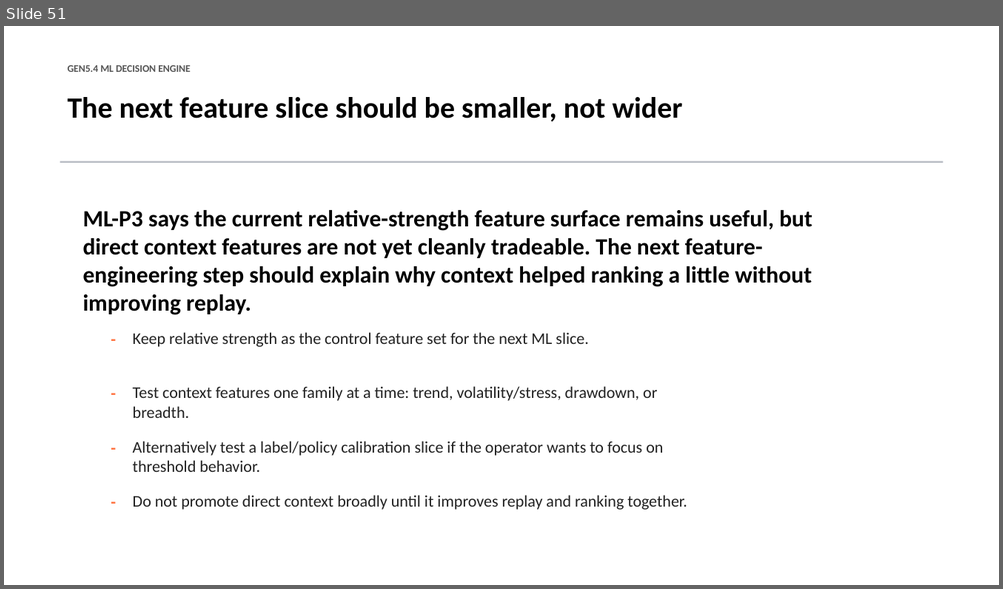
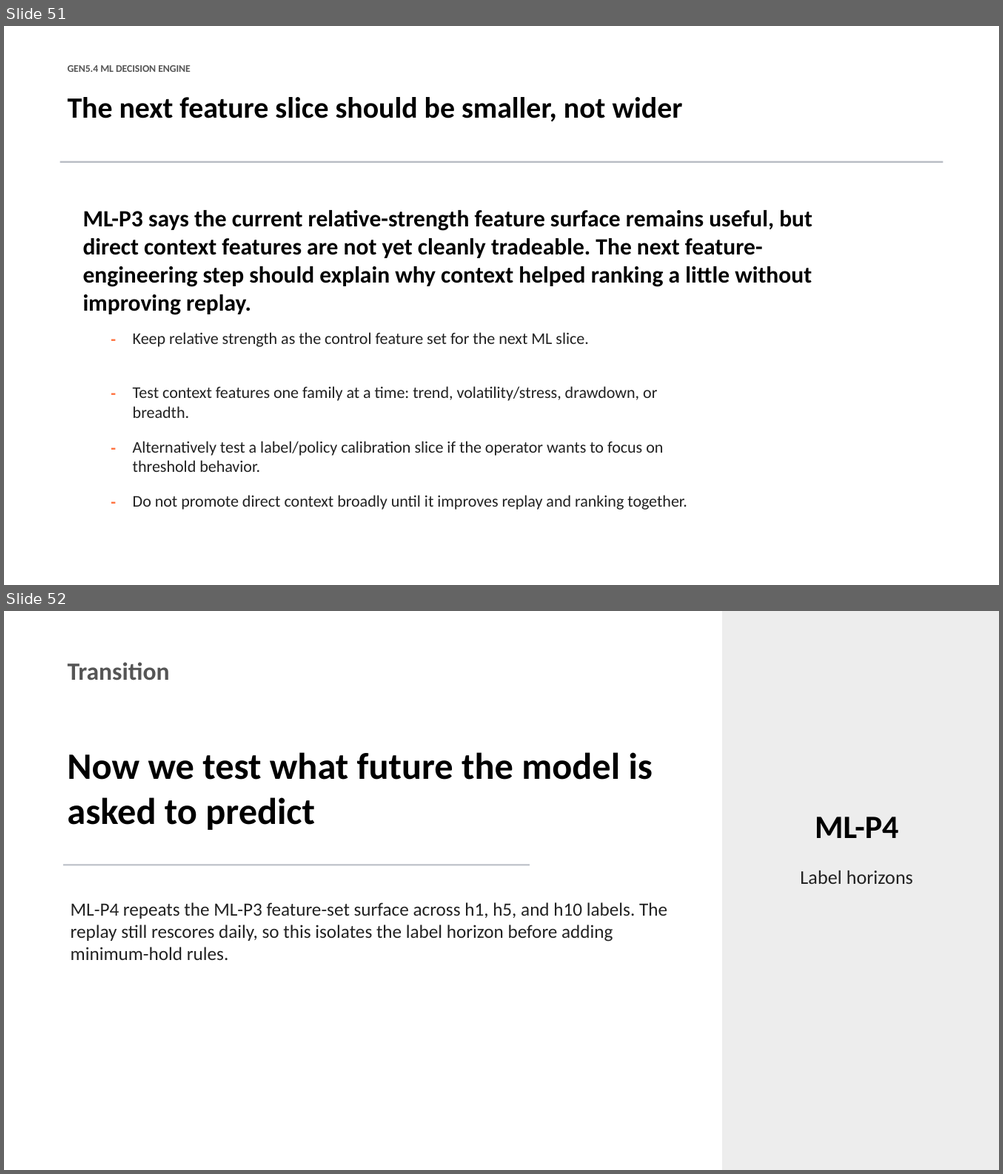
Before and after one commit to Francisc0Franc0/Time-Series-Modeling-Gen5, a slide deck: presentations/gen5_4_ml_decision_engine_incremental_build.pptx. Shown one above the other, each under a label of ours: slide 51 before the commit, slides 51 and 52 after it. The pictures are 1003x589 and 1003x1174 pixels, drawn with LibreOffice and Linux fonts; fonts in the diff are those of the drawing. Boxes give left, top, right and bottom in pixels: in the first picture for what was removed or moved away, otherwise in the second. Text is boxed around its words. In the diff, an @@ line names an element or a change of style, - is before the commit and + after.

Commit message:
Add Gen5.4 label-horizon diagnostic

```diff
--- a/presentations/gen5_4_ml_decision_engine_incremental_build.pptx
+++ b/presentations/gen5_4_ml_decision_engine_incremental_build.pptx
@@ slide 52 added at box(4, 611, 999, 1170), background #FFFFFF @@
@@ rectangle added at box(722, 611, 999, 1170), fill #EDEDED @@
@@ text added at box(68, 662, 170, 680), 24 pt, text #555555, bold @@
+Transition
@@ text added at box(67, 752, 652, 830), 36 pt, text #000000, bold @@
+Now we test what future the model is asked to predict
@@ text added at box(814, 817, 898, 838), 31.5 pt, text #000000, bold @@
+ML-P4
@@ rectangle added at box(63, 865, 529, 866), fill #B8BCC4 @@
@@ text added at box(800, 871, 913, 884), 18.8 pt, text #222222 @@
+Label horizons
@@ text added at box(71, 903, 667, 960), 18 pt, text #222222 @@
+ML-P4 repeats the ML-P3 feature-set surface across h1, h5, and h10 labels. The replay still rescores daily, so this isolates the label horizon before adding minimum-hold rules.
```
Also in this commit, not shown: 6 other slides added, 5 other files.
